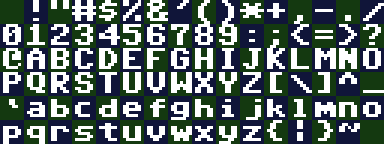
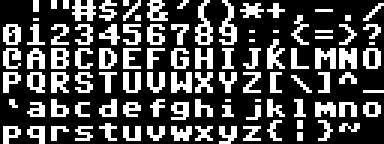
Layer changes from the first (384, 144) image to the second:
hid "8x8 checker grid" over [left=0, top=0, right=384, bottom=144]
